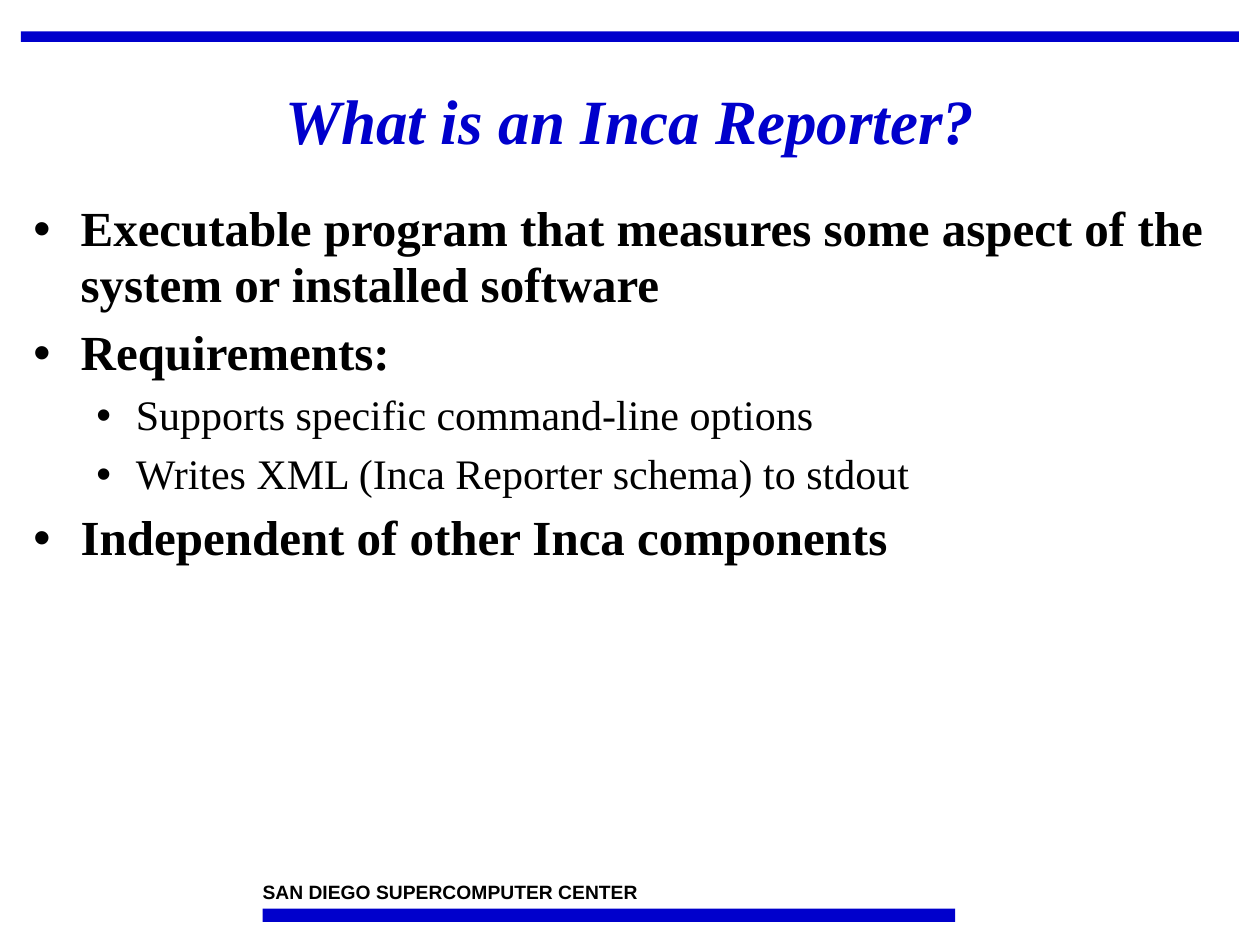
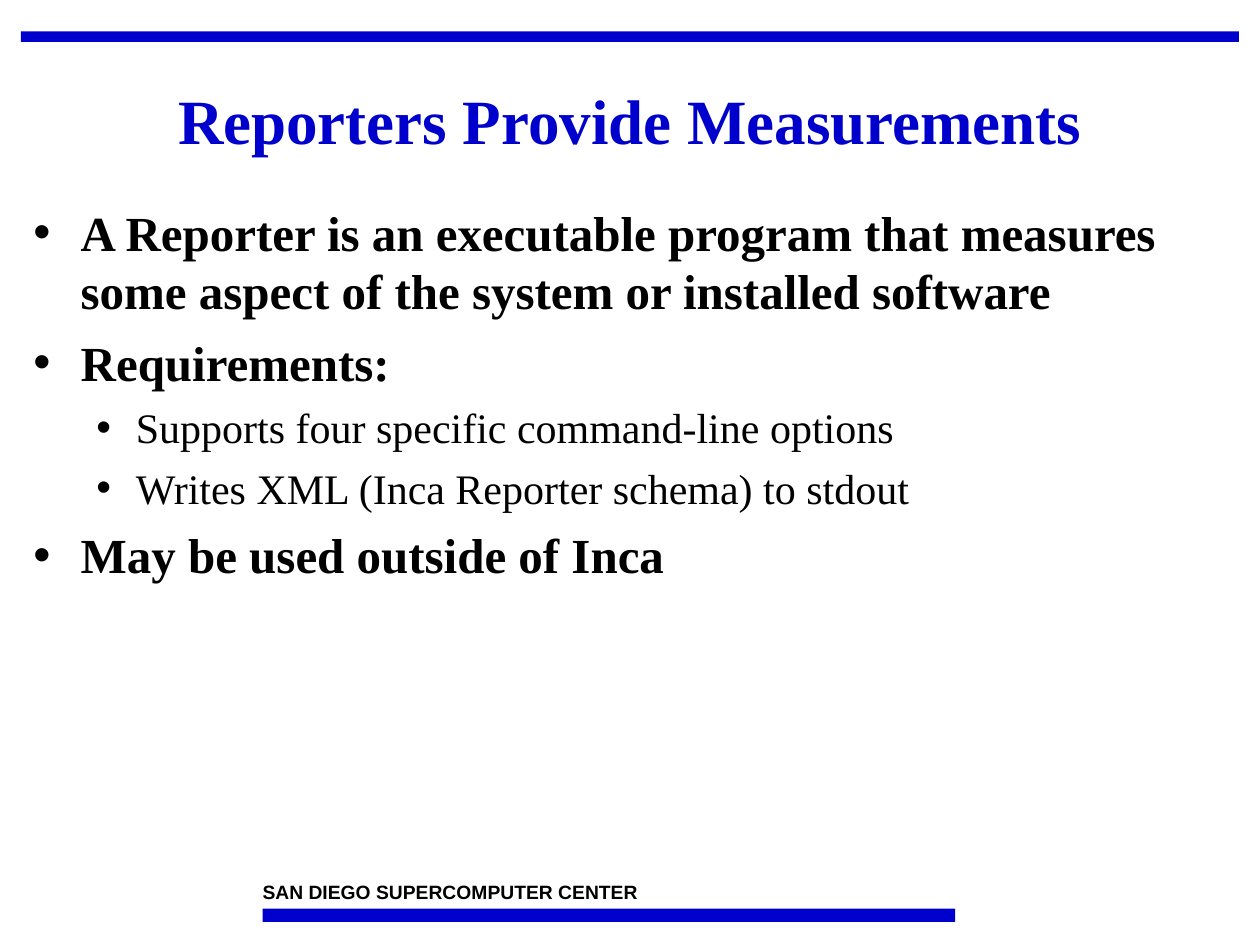
Before and after one commit to IncaProject/inca-xsede, a slide deck: slide 3 of talks/2008workshop/incaReporters.ppt (slide 4 before the commit). Drawn at 1260x945 pixels with LibreOffice and Linux fonts; fonts in the diff are those of the drawing; background and template pictures are left out. Boxes give left, top, right and bottom in pixels: in the first picture for what was removed or moved away, otherwise in the second. Text is boxed around its words. In the diff, an @@ line names an element or a change of style, - is before the commit and + after.

```diff
--- a/talks/2008workshop/incaReporters.ppt
+++ b/talks/2008workshop/incaReporters.ppt
@@ title at [178,100,1081,156]: text changed; italic off @@
-What is an Inca Reporter?
+Reporters Provide Measurements
@@ text at [81,217,1156,319]: text changed @@
-• Executable program that measures some aspect of the system or installed software
+• A Reporter is an executable program that measures some aspect of the system or installed software
@@ text at [81,347,909,513]: line spacing 0.95 to 1 @@
@@ text at [136,413,894,452]: text changed @@
-  • Supports specific command-line options
+  • Supports four specific command-line options
@@ text at [81,538,663,583]: text changed @@
-• Independent of other Inca components
+• May be used outside of Inca
```
Also in this commit, not shown: 32 other slides changed, 1 slide added, 5 slides removed, 1 other file.
